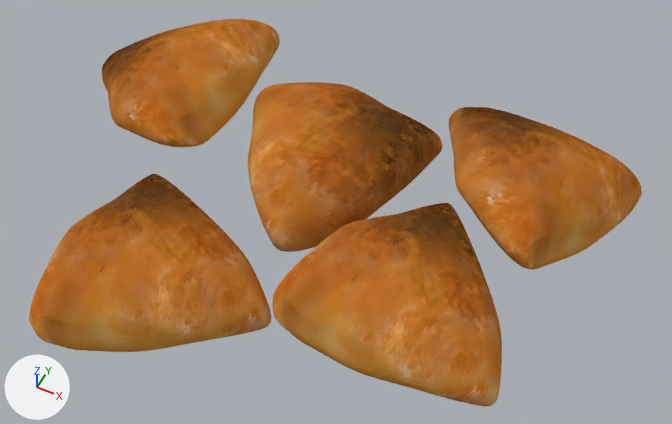
Renders of the Blender file Assets/Importuota/mesa.blend from each side of a commit.
Both versions are drawn from a camera (50 mm lens) standing at (0.104, -0.186, 0.196) and looking at (0.021, -0.02, -0.011). Arrows for +X, +Y and +Z are at lower left; the lights stay in place.

In view in the first picture: 'samsa', 'samsa01', 'samsa02', 'samsa03', 'samsa04'.
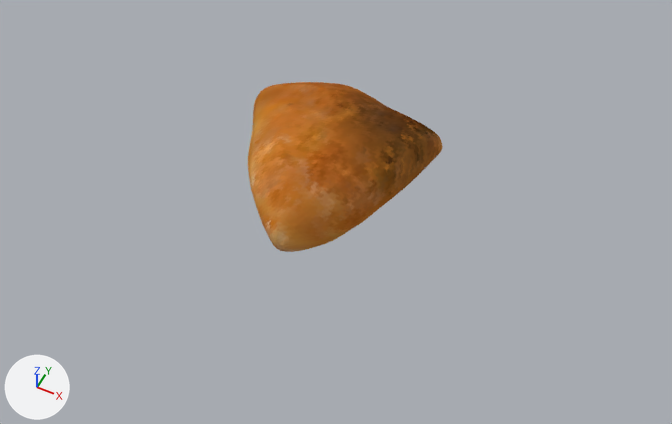
The newer file is also turned or shifted as a whole; pictures and numbers use the older file's frame.

What changed in the scene script:
```text
Remove ob_samsa:
    ob_samsa = bpy.data.objects.new('samsa', me_samsa)
    ob_samsa.location = (0.0, 0.0, 0.0)
Remove ob_samsa01:
    ob_samsa01 = bpy.data.objects.new('samsa01', me_samsa01)
    ob_samsa01.location = (0.0, 0.0, 0.0)
Remove ob_samsa02:
    ob_samsa02 = bpy.data.objects.new('samsa02', me_samsa02)
    ob_samsa02.location = (0.0, 0.0, 0.0)
Remove ob_samsa03:
    ob_samsa03 = bpy.data.objects.new('samsa03', me_samsa03)
    ob_samsa03.location = (0.0, 0.0, 0.0)
```

Boxes (x1, y1, x2, y2) around the edits, measured in the pictures (672 x 424 px):
'samsa02', deleted: before (273, 203, 502, 407)
'samsa', deleted: before (29, 174, 271, 352)
'samsa03', deleted: before (449, 107, 642, 270)
'samsa01', deleted: before (102, 19, 280, 147)
